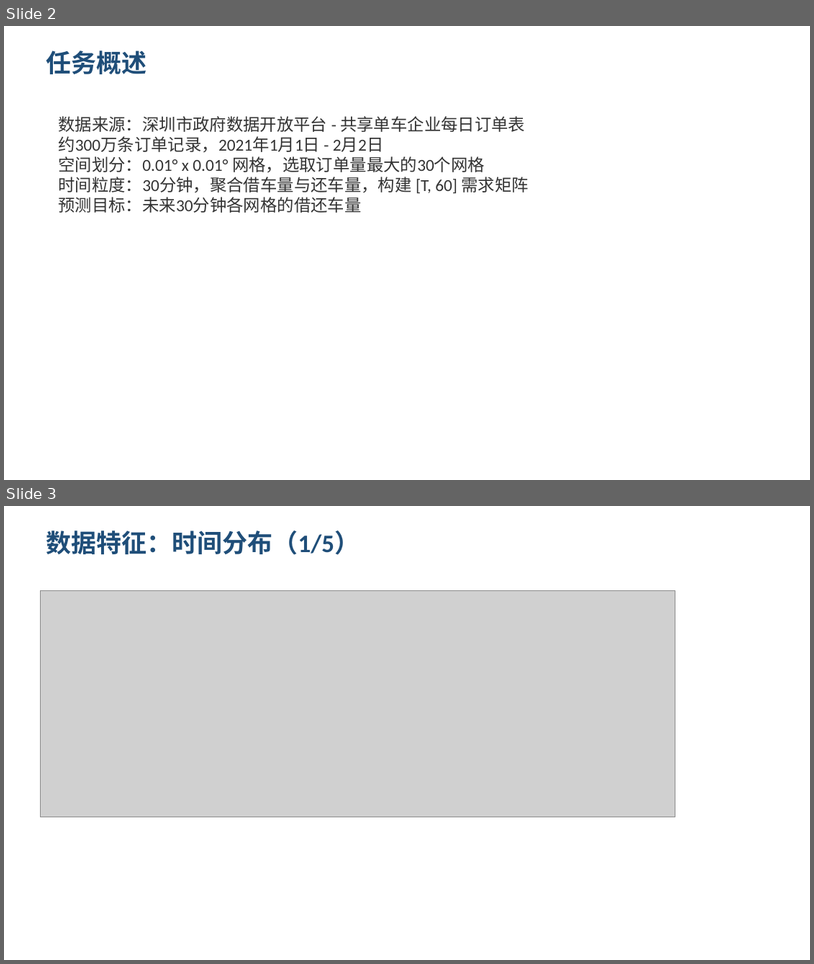
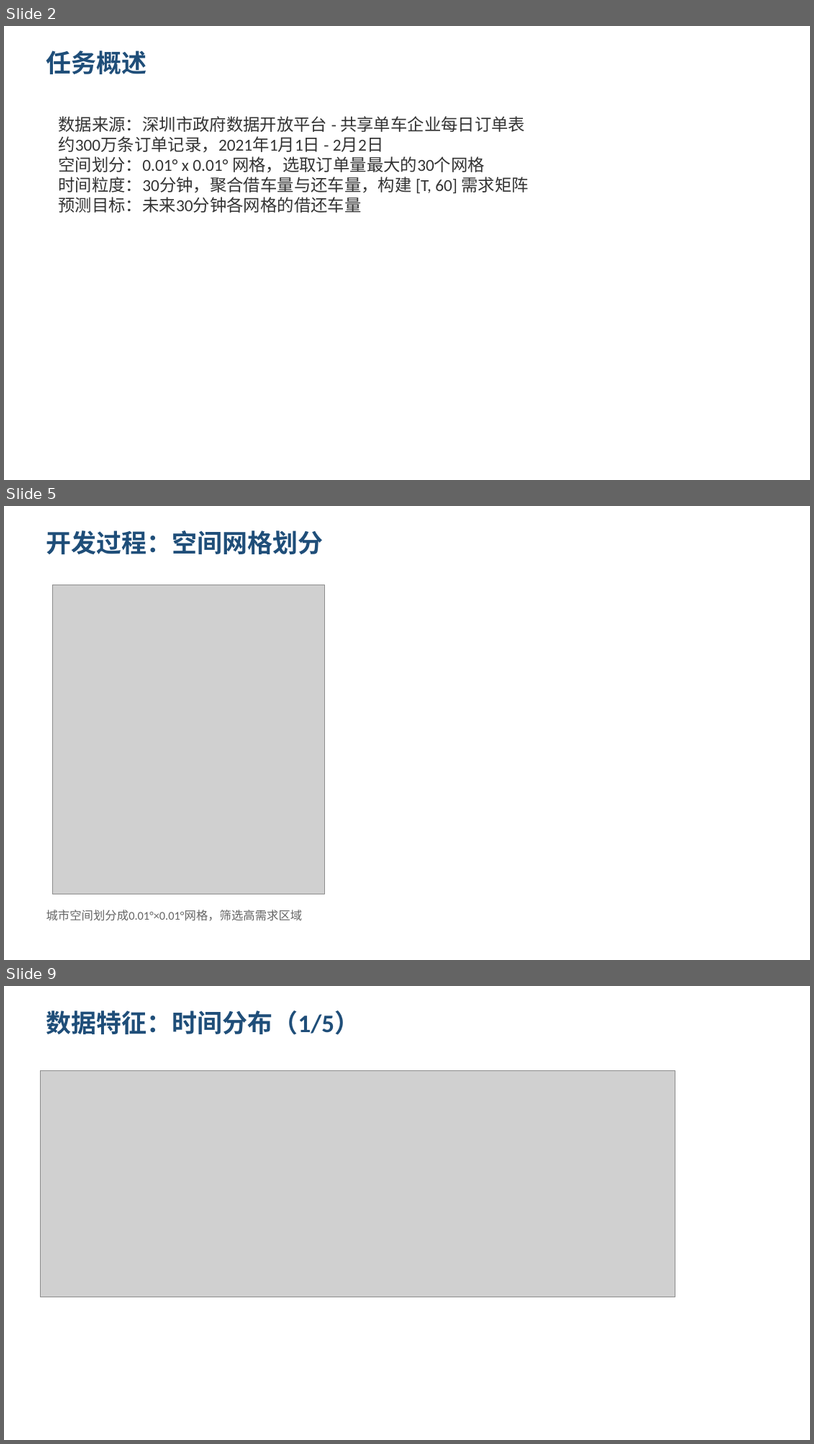
Before and after one commit to wyyy520/BikeDemand, a slide deck: report/presentation.pptx. Shown one above the other, each under a label of ours: slides 2 and 3 before the commit, slides 2, 5 and 9 after it; the slides between them are not shown. The pictures are 814x964 and 814x1444 pixels, drawn with LibreOffice and Linux fonts; fonts in the diff are those of the drawing; grey boxes stand for pictures. Boxes give left, top, right and bottom in pixels: in the first picture for what was removed or moved away, otherwise in the second. Text is boxed around its words. In the diff, an @@ line names an element or a change of style, - is before the commit and + after.

Commit message:
Add experiment screenshots, source code appendix, and GitHub link to report & PPT

```diff
--- a/report/presentation.pptx
+++ b/report/presentation.pptx
@@ slide 5 added at bbox=[4, 506, 810, 960], background #FFFFFF @@
@@ text added at bbox=[46, 530, 324, 554], 30 pt, text #1F4E79, bold @@
+开发过程：空间网格划分
@@ picture added at bbox=[52, 584, 324, 894] @@
@@ text added at bbox=[46, 909, 303, 921], 14 pt, text #646464 @@
+城市空间划分成0.01°×0.01°网格，筛选高需求区域
@@ what was slide 3 is now slide 9 @@
```
Also in this commit, not shown: 6 other slides added, 7 other files.
